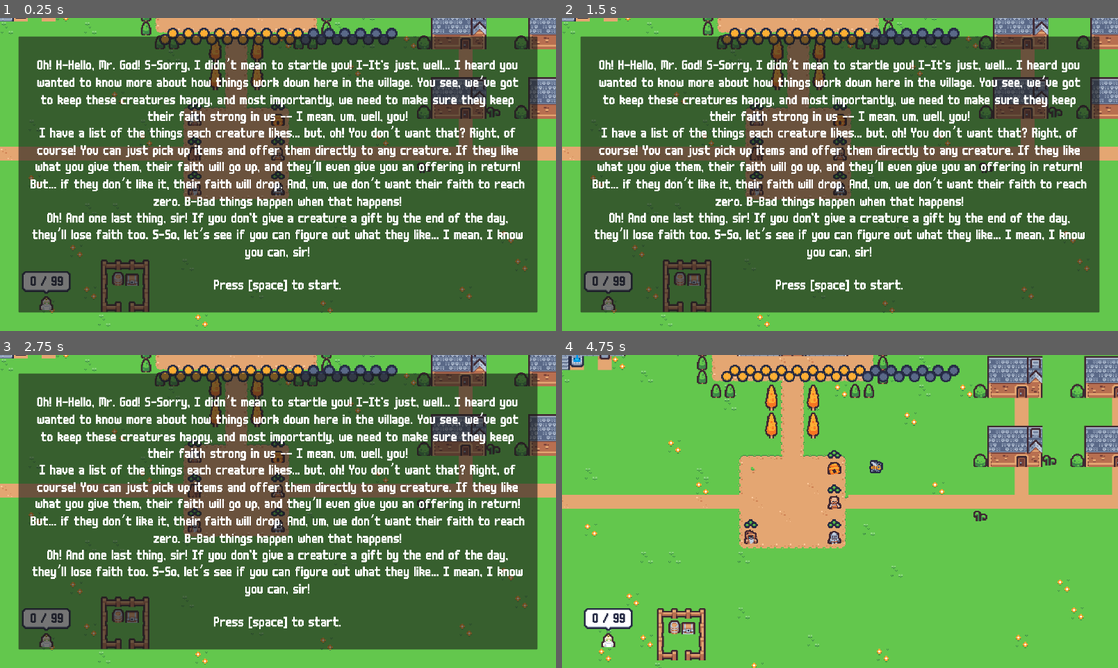
Above: before the commit, frames 1-4 (two rows, left to right).
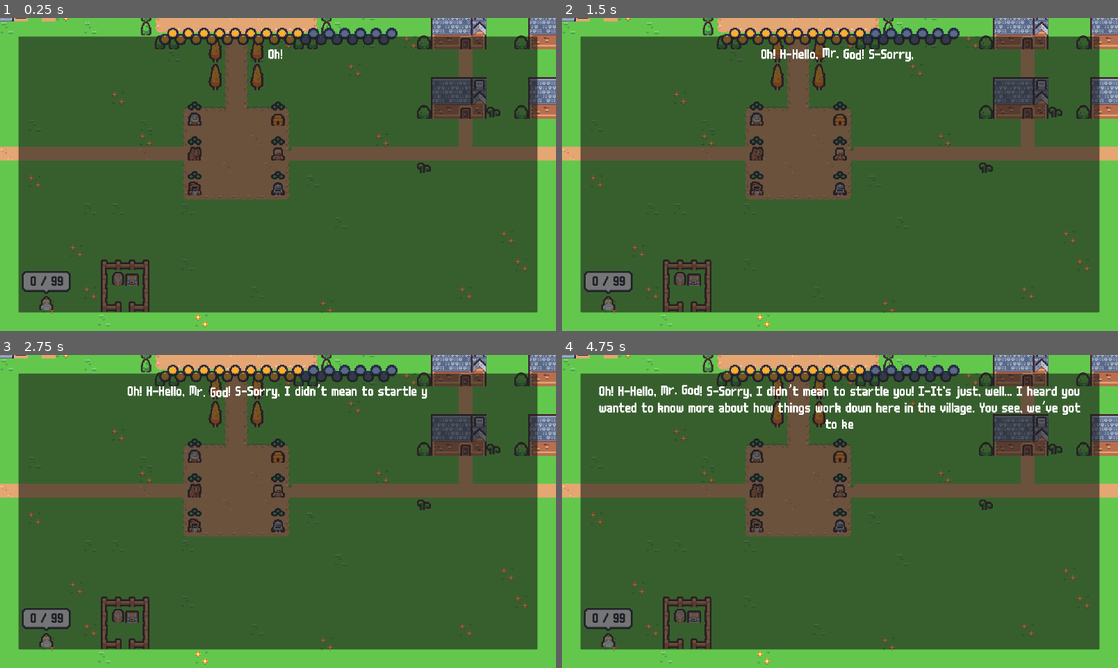
Above: after the commit, the same moments.

Repository: alfroids/ldjam-56
Game: Godot game, scene res://scenes/world/world.tscn
Same seed, same stepped clock (60 frames per second), same inputs: the game is played once before the commit and once after it.
Inputs (mouse positions are in pixels of both pictures, inside the frame that each line leads up to):
- Up to frame 1 (0.25 s): no input
- Up to frame 2 (1.5 s): move the mouse to (962, 158) at 0.52 s; hold D (move_right) 0.53-1.28 s; click (962, 158) at 0.6 s; move the mouse to (728, 190) at 1.27 s; hold S (move_down) from 1.28 s (still down); click (728, 190) at 1.35 s
- Up to frame 3 (2.75 s): move the mouse to (333, 442) at 2.02 s; release S (move_down) at 2.03 s; hold D (move_right) from 2.03 s (still down); click (333, 442) at 2.1 s
- Up to frame 4 (4.75 s): move the mouse to (812, 574) at 2.77 s; release D (move_right) at 2.78 s; hold W (move_up) 2.78-3.53 s; click (812, 574) at 2.85 s; move the mouse to (1006, 558) at 3.52 s; hold A (move_left) from 3.53 s (still down); click (1006, 558) at 3.6 s; tap Space (skip) at 4.15 s; move the mouse to (867, 452) at 4.27 s; click (867, 452) at 4.35 s

The runs differ from the first frame. In frame 1, 13% of the frame differs, in the area x 5-95%, y 10-88%; in frame 2, 13%; in frame 3, 14%; in frame 4, 85%, in the area x 0-100%, y 0-100%.

Commit message:
Add animation to the Intro panel

Diff:
--- a/scenes/ui/ui.gd
+++ b/scenes/ui/ui.gd
@@ -5,6 +5,7 @@
 @onready var end_game_panel: Panel = $MarginContainer/EndGamePanel as Panel
 @onready var label: Label = $MarginContainer/EndGamePanel/VBoxContainer/Label as Label
 @onready var intro: Panel = $MarginContainer/Intro as Panel
+@onready var animation_player: AnimationPlayer = $MarginContainer/Intro/AnimationPlayer as AnimationPlayer
 @onready var tip: Label = $MarginContainer/Tip as Label
 @onready var timer: Timer = $MarginContainer/Tip/Timer as Timer
 @onready var game_started: bool = false
@@ -16,16 +17,22 @@
 	SignalBus.game_over.connect(_on_game_over)
 	SignalBus.victory.connect(_on_victory)
 
+	animation_player.play(&"typewriter")
+
 
 func _unhandled_input(event: InputEvent) -> void:
 	if event.is_action_pressed(&"skip"):
-		if not game_started:
-			intro.visible = false
-			game_started = true
-			get_tree().paused = false
+		if animation_player.is_playing():
+			animation_player.speed_scale = 8.0
 
-		tip.visible = false
-		timer.start()
+		else:
+			if not game_started:
+				intro.visible = false
+				game_started = true
+				get_tree().paused = false
+
+			tip.visible = false
+			timer.start()
 
 
 func _on_faith_changed() -> void:
--- a/scenes/ui/ui.tscn
+++ b/scenes/ui/ui.tscn
@@ -6,6 +6,44 @@
 [ext_resource type="PackedScene" uid="uid://dfrxet8rlm526" path="res://scenes/ui/new_trade_bubble/new_trade_bubble.tscn" id="4_j53vm"]
 [ext_resource type="PackedScene" uid="uid://devogahwjpp4b" path="res://scenes/ui/trade_counter/trade_counter.tscn" id="4_ppbdp"]
 [ext_resource type="FontFile" uid="uid://b045jljbteq85" path="res://assets/fonts/m6x11plus.ttf" id="5_thqmk"]
+
+[sub_resource type="Animation" id="Animation_shmuo"]
+resource_name = "typewriter"
+length = 45.0
+step = 1.0
+tracks/0/type = "value"
+tracks/0/imported = false
+tracks/0/enabled = true
+tracks/0/path = NodePath("MarginContainer/RichTextLabel:visible_ratio")
+tracks/0/interp = 1
+tracks/0/loop_wrap = true
+tracks/0/keys = {
+"times": PackedFloat32Array(0, 45),
+"transitions": PackedFloat32Array(1, 1),
+"update": 0,
+"values": [0.0, 1.0]
+}
+
+[sub_resource type="Animation" id="Animation_gy13i"]
+length = 0.001
+tracks/0/type = "value"
+tracks/0/imported = false
+tracks/0/enabled = true
+tracks/0/path = NodePath("MarginContainer/RichTextLabel:visible_ratio")
+tracks/0/interp = 1
+tracks/0/loop_wrap = true
+tracks/0/keys = {
+"times": PackedFloat32Array(0),
+"transitions": PackedFloat32Array(1),
+"update": 0,
+"values": [0.0]
+}
+
+[sub_resource type="AnimationLibrary" id="AnimationLibrary_y0gx5"]
+_data = {
+"RESET": SubResource("Animation_gy13i"),
+"typewriter": SubResource("Animation_shmuo")
+}
 
 [node name="UI" type="Control"]
 process_mode = 3
@@ -105,19 +143,24 @@
 theme_override_constants/margin_right = 32
 theme_override_constants/margin_bottom = 32
 
-[node name="RichTextLabel" type="Label" parent="MarginContainer/Intro/MarginContainer"]
+[node name="RichTextLabel" type="RichTextLabel" parent="MarginContainer/Intro/MarginContainer"]
 custom_minimum_size = Vector2(64, 64)
 layout_mode = 2
-theme_override_fonts/font = ExtResource("5_thqmk")
-theme_override_font_sizes/font_size = 54
-text = "Oh! H-Hello, Mr. God! S-Sorry, I didn’t mean to startle you! I-It's just, well... I heard you wanted to know more about how things work down here in the village. You see, we’ve got to keep these creatures happy, and most importantly, we need to make sure they keep their faith strong in us -- I mean, um, well, you!
-I have a list of the things each creature likes... but, oh! You don’t want that? Right, of course! You can just pick up items and offer them directly to any creature. If they like what you give them, their faith will go up, and they’ll even give you an offering in return! But... if they don’t like it, their faith will drop. And, um, we don’t want their faith to reach zero. B-Bad things happen when that happens!
+theme_override_fonts/normal_font = ExtResource("5_thqmk")
+theme_override_font_sizes/normal_font_size = 54
+bbcode_enabled = true
+text = "[center]Oh! H-Hello, [wave amp=50.0 freq=5.0 connected=1]Mr. God[/wave]! S-Sorry, I didn’t mean to startle you! I-It's just, well... I heard you wanted to know more about how things work down here in the village. You see, we’ve got to keep these creatures happy, and most importantly, we need to make sure they keep their faith strong in us -- I mean, um, well, you!
+I have a list of the things each creature likes... but, oh! You don’t want that? Right, of course! Y-You can just pick up items and offer them directly to any creature. If they like what you give them, their faith will go up, and they’ll even give you an offering in return! But... if they don’t like it, their faith will drop. And, um, we don’t want their faith to reach zero. B-Bad things happen when that happens!
 Oh! And one last thing, sir! If you don't give a creature a gift by the end of the day, they’ll lose faith too. S-So, let’s see if you can figure out what they like... I mean, I know you can, sir!
 
-Press [space] to start."
-horizontal_alignment = 1
-vertical_alignment = 1
-autowrap_mode = 3
+Press [space] to start.[/center]"
+visible_characters = 0
+visible_ratio = 0.0
+
+[node name="AnimationPlayer" type="AnimationPlayer" parent="MarginContainer/Intro"]
+libraries = {
+"": SubResource("AnimationLibrary_y0gx5")
+}
 
 [node name="Tip" type="Label" parent="MarginContainer"]
 visible = false
Not shown: 1 places in scenes/ui/ui.tscn that only renumber resources
